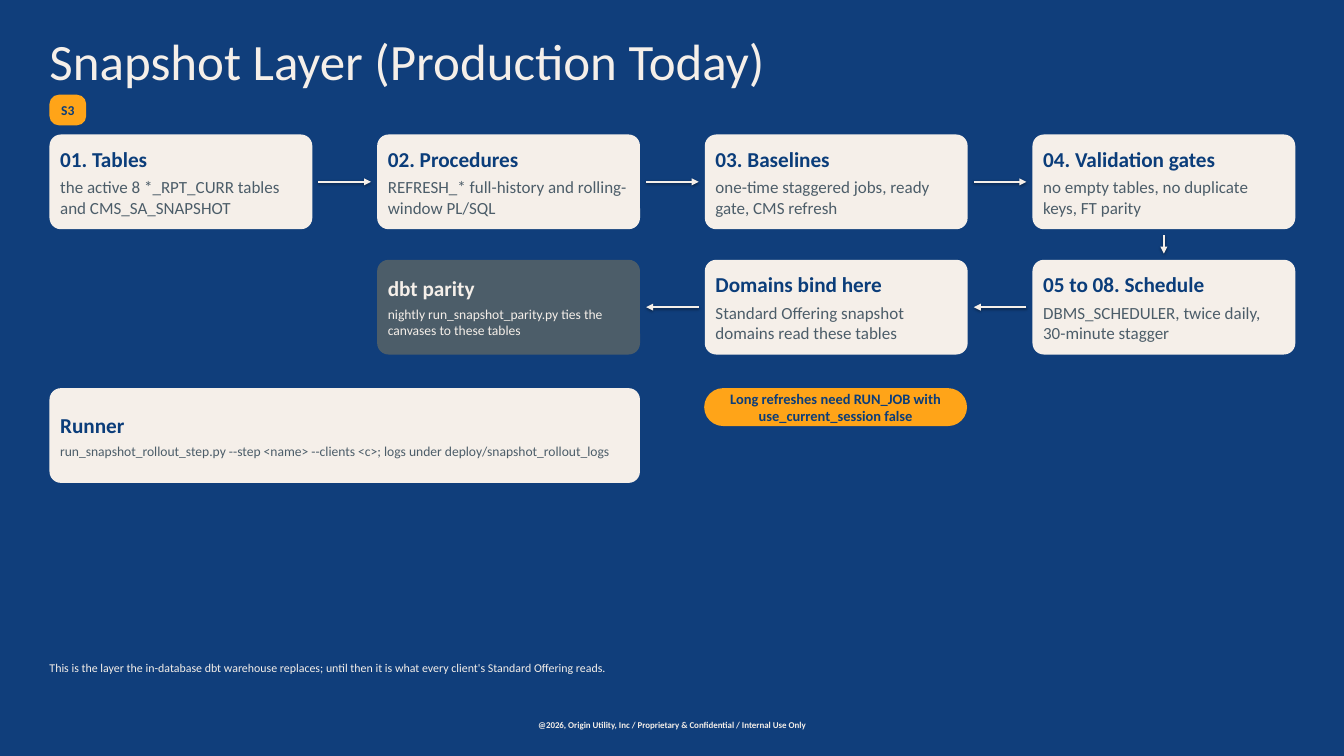
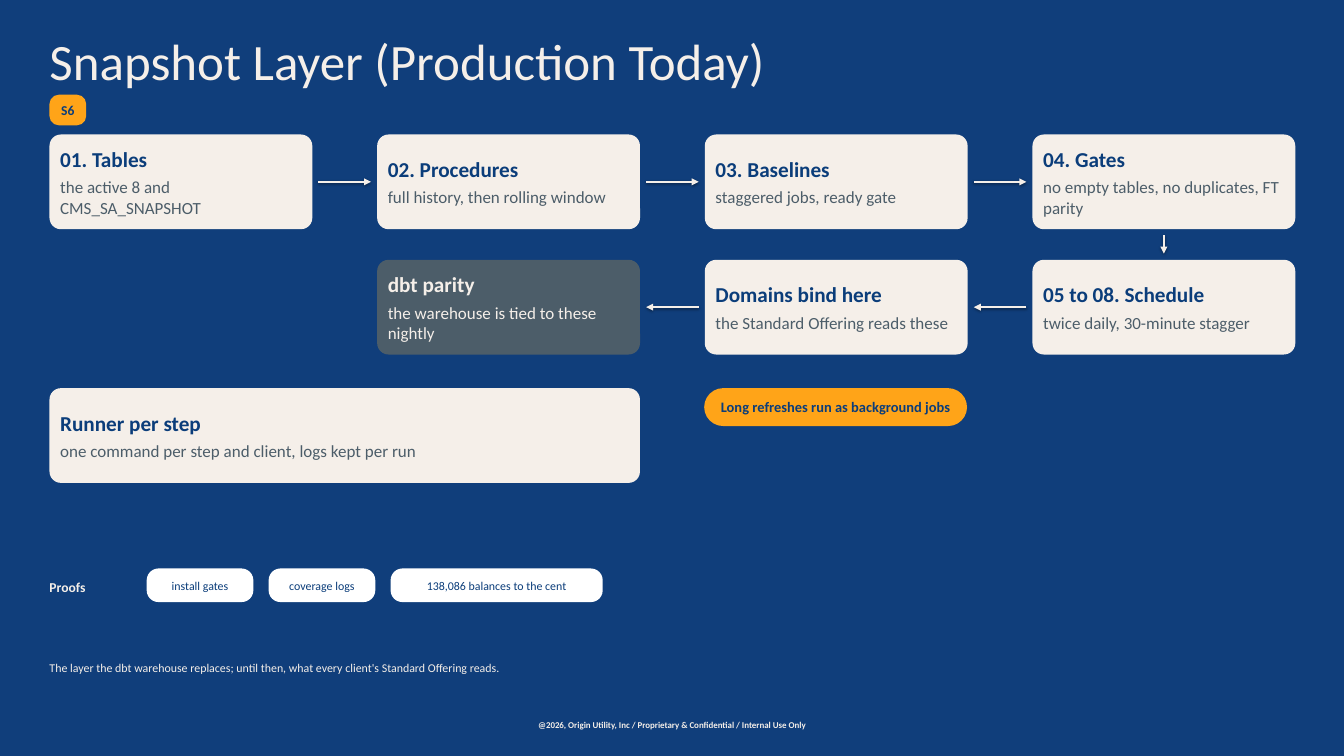
Before and after one commit to chasepowers59/OriginBA, a slide deck: slide 7 of jaspersoft/docs/OriginBA_Automated_Deployment.pptx (slide 5 before the commit). Drawn at 1344x756 pixels with LibreOffice and Linux fonts; fonts in the diff are those of the drawing; background and template pictures are left out; a plain dark background stands for a picture behind light text. Boxes give left, top, right and bottom in pixels: in the first picture for what was removed or moved away, otherwise in the second. Text is boxed around its words. In the diff, an @@ line names an element or a change of style, - is before the commit and + after.

Commit message:
Deployment deck restructured for presentation: one-picture overview, by-hand-vs-now, how AI runs it with the learning loop, worked example, proof strips

```diff
--- a/jaspersoft/docs/OriginBA_Automated_Deployment.pptx
+++ b/jaspersoft/docs/OriginBA_Automated_Deployment.pptx
@@ text in rounded rectangle at <box>61,105,74,115</box>: text changed @@
-S3
+S6
@@ text in rounded rectangle at <box>60,181,201,217</box>: text changed @@
-the active 8 *_RPT_CURR tables and CMS_SA_SNAPSHOT
+the active 8 and CMS_SA_SNAPSHOT
@@ text in rounded rectangle at <box>388,191,606,206</box>: text changed @@
-REFRESH_* full-history and rolling-window PL/SQL
+full history, then rolling window
@@ text in rounded rectangle at <box>715,191,896,206</box>: text changed @@
-one-time staggered jobs, ready gate, CMS refresh
+staggered jobs, ready gate
@@ text in rounded rectangle at <box>1043,181,1279,217</box>: text changed @@
-04. Validation gates
-no empty tables, no duplicate keys, FT parity
+04. Gates
+no empty tables, no duplicates, FT parity
@@ text in rounded rectangle at <box>388,307,596,342</box>: text changed; size 16 to 20 pt @@
-nightly run_snapshot_parity.py ties the canvases to these tables
+the warehouse is tied to these nightly
@@ text in rounded rectangle at <box>715,317,948,332</box>: text changed @@
-Standard Offering snapshot domains read these tables
+the Standard Offering reads these
@@ text in rounded rectangle at <box>1043,317,1249,332</box>: text changed @@
-DBMS_SCHEDULER, twice daily, 30-minute stagger
+twice daily, 30-minute stagger
@@ text in rounded rectangle at <box>60,417,416,460</box>: text changed; size 16 to 20 pt @@
-Runner
-run_snapshot_rollout_step.py --step <name> --clients <c>; logs under deploy/snapshot_rollout_logs
+Runner per step
+one command per step and client, logs kept per run
@@ text in rounded rectangle at <box>721,402,950,415</box>: text changed @@
-Long refreshes need RUN_JOB with use_current_session false
+Long refreshes run as background jobs
@@ rounded rectangle added at <box>147,568,254,602</box>, fill #FFFFFF, 14 pt, text #0B3D7A @@
+install gates
@@ rounded rectangle added at <box>268,568,375,602</box>, fill #FFFFFF, 14 pt, text #0B3D7A @@
+coverage logs
@@ rounded rectangle added at <box>391,568,603,602</box>, fill #FFFFFF, 14 pt, text #0B3D7A @@
+138,086 balances to the cent
@@ text added at <box>49,582,85,592</box>, 16 pt, text #F5EFE9, bold @@
+Proofs
@@ text at <box>49,663,500,674</box>: text changed @@
-This is the layer the in-database dbt warehouse replaces; until then it is what every client's Standard Offering reads.
+The layer the dbt warehouse replaces; until then, what every client's Standard Offering reads.
```
Also in this commit, not shown: 11 other slides changed, 4 slides added, 1 slide removed, 2 other files.
